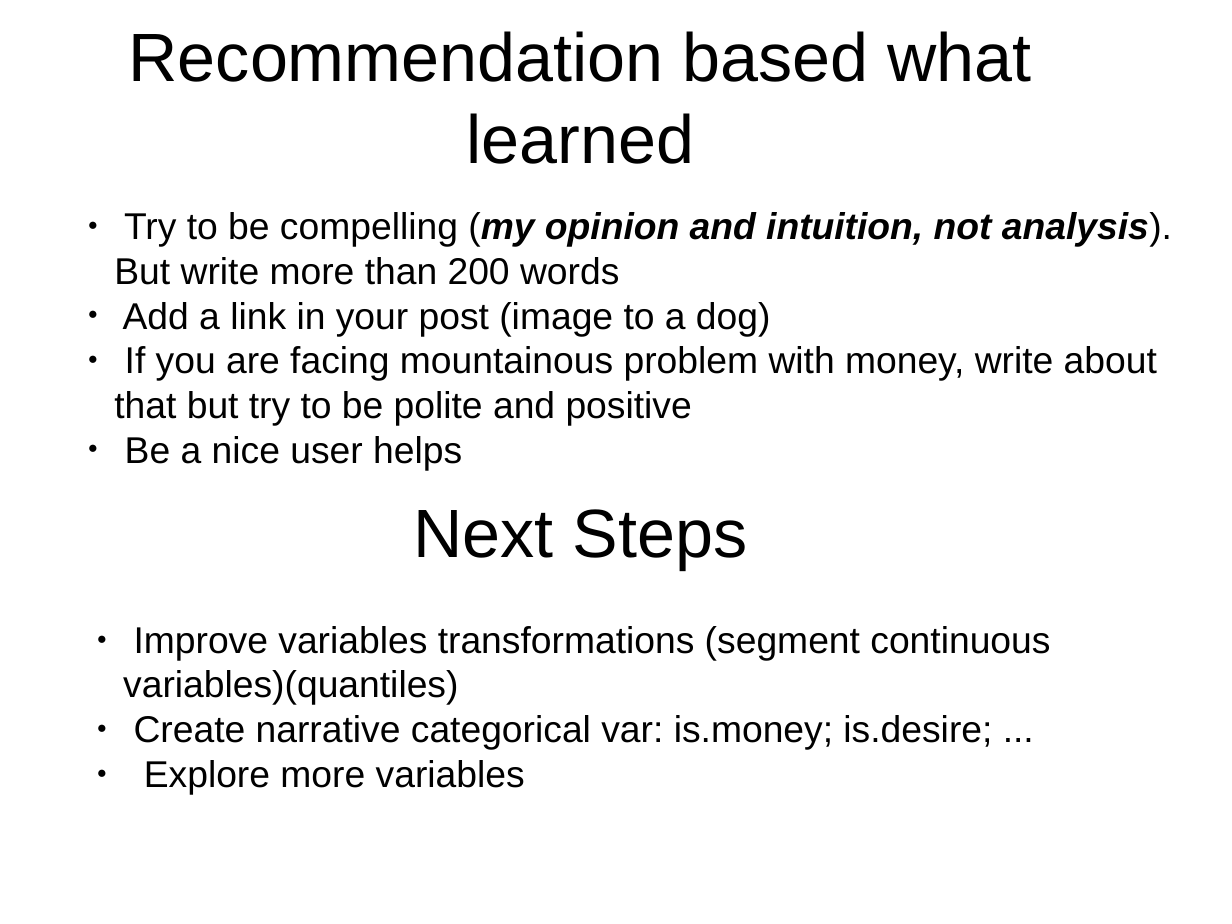
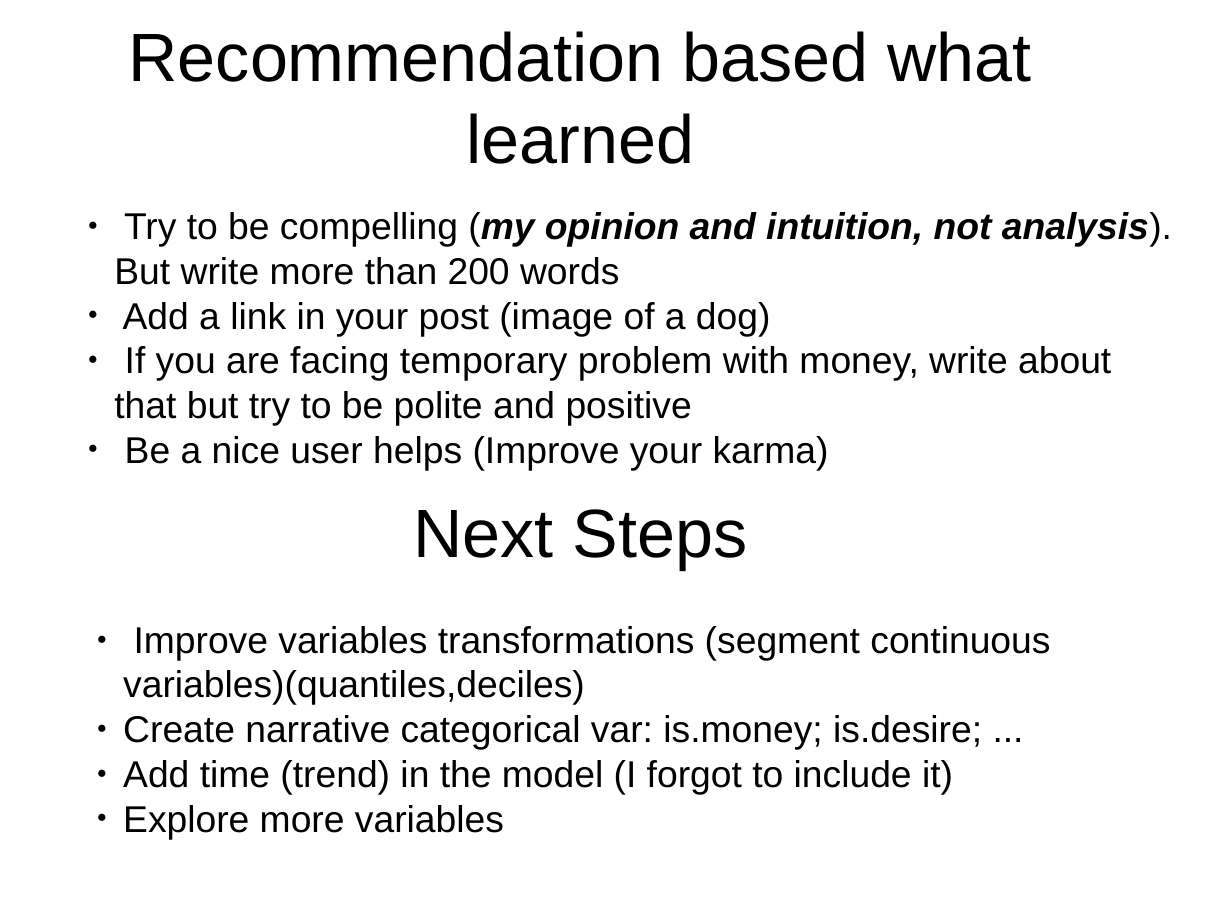
Before and after one commit to leandroohf/raop, a slide deck: slide 10 of doc/pres/pres.odp. Drawn at 1232x924 pixels with LibreOffice and Linux fonts; fonts in the diff are those of the drawing. Boxes give left, top, right and bottom in pixels: in the first picture for what was removed or moved away, otherwise in the second. Text is boxed around its words. In the diff, an @@ line names an element or a change of style, - is before the commit and + after.

Commit message:
doc: Review text
* review english
* review error mistakes

```diff
--- a/doc/pres/pres.odp
+++ b/doc/pres/pres.odp
@@ text at box(114, 302, 1111, 470): text changed @@
-        ● Add a link in your post (image to a dog)
-        ● If you are facing mountainous problem with money, write about that but try to be polite and positive
-        ● Be a nice user helps
+        ● Add a link in your post (image of a dog)
+        ● If you are facing temporary problem with money, write about that but try to be polite and positive
+        ● Be a nice user helps (Improve your karma)
@@ text at box(123, 626, 1050, 705): text changed @@
-        ● Improve variables transformations (segment continuous variables)(quantiles)
+        ● Improve variables transformations (segment continuous variables)(quantiles,deciles)
@@ text at box(123, 760, 953, 795): paragraph added @@
+        ● Add time (trend) in the model (I forgot to include it)
```
Also in this commit, not shown: 2 other slides changed.
